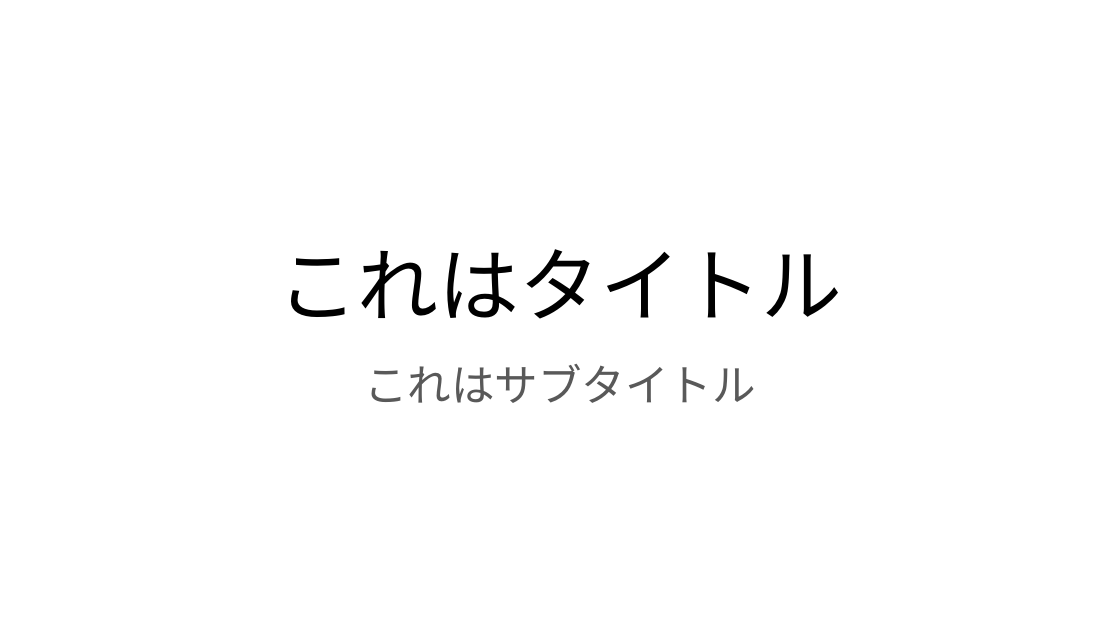
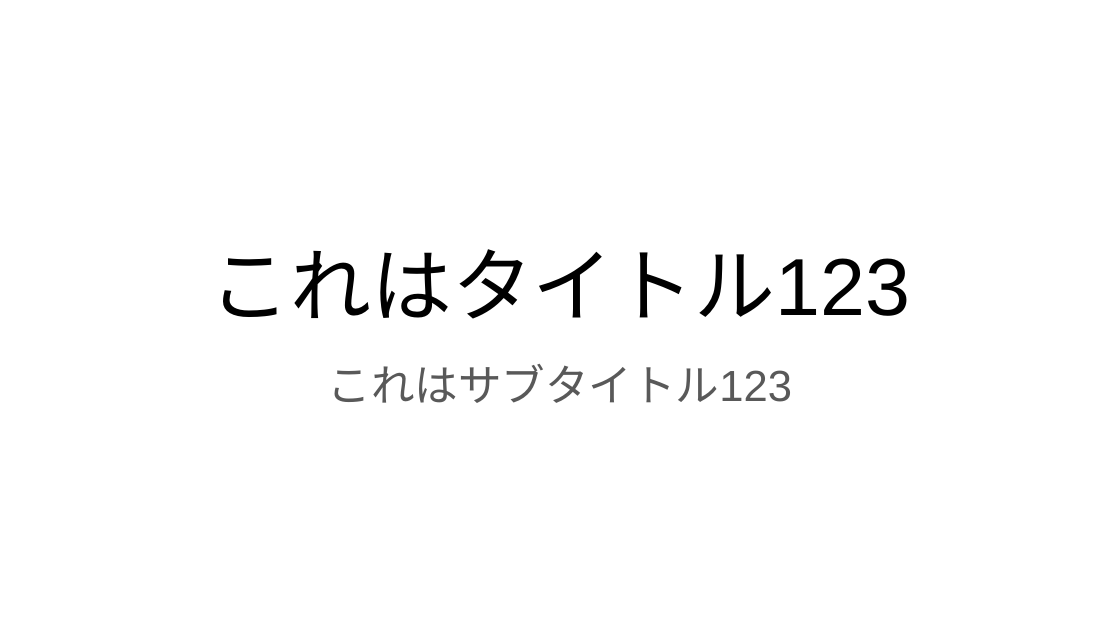
Before and after one commit to smtrdev/php-ooxml-get-text, a slide deck: slide 1 of test.pptx. Drawn at 1120x630 pixels with LibreOffice and Linux fonts; fonts in the diff are those of the drawing. Boxes give left, top, right and bottom in pixels: in the first picture for what was removed or moved away, otherwise in the second. Text is boxed around its words. In the diff, an @@ line names an element or a change of style, - is before the commit and + after.

```diff
--- a/test.pptx
+++ b/test.pptx
@@ title at (210,249,911,319): text changed @@
-これはタイトル
+これはタイトル123
@@ subtitle at (328,364,792,403): text changed @@
-これはサブタイトル
+これはサブタイトル123
```
Also in this commit, not shown: 1 other slide changed, 1 slide added, 1 slide removed.
